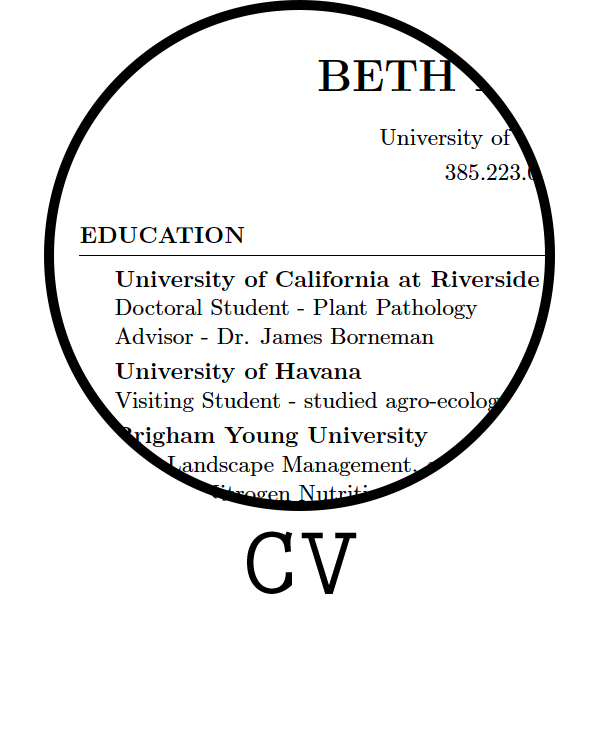
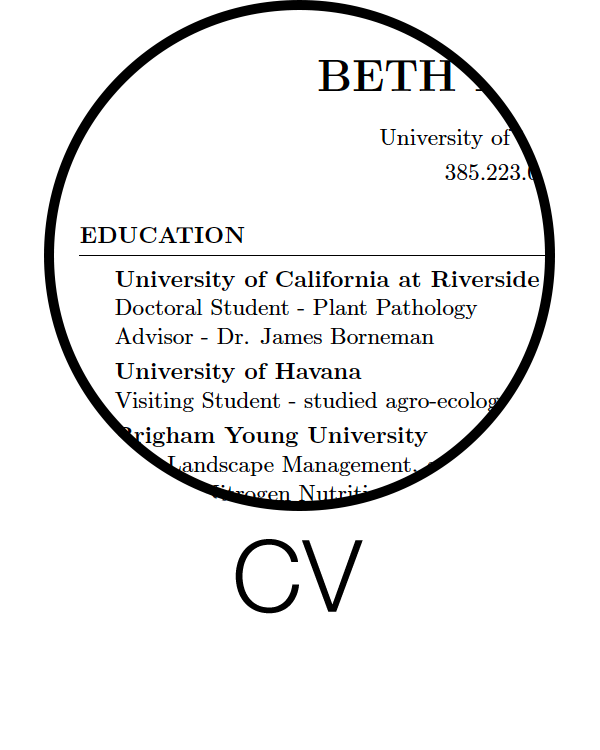
Before/after of a 600x750 layered artwork. What changed in the layer stack:
painted on "CV" over (235, 531, 363, 614)
